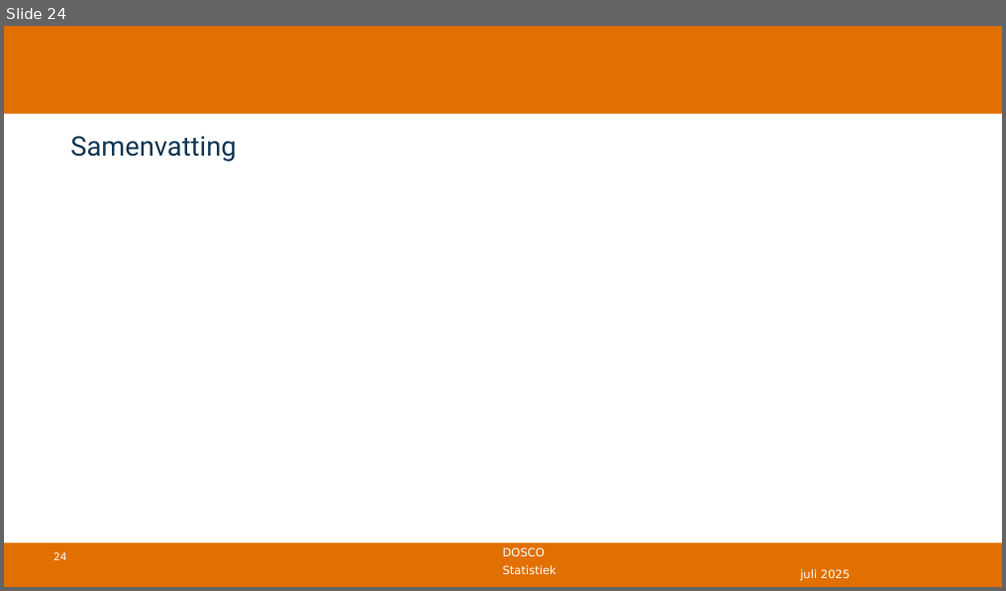
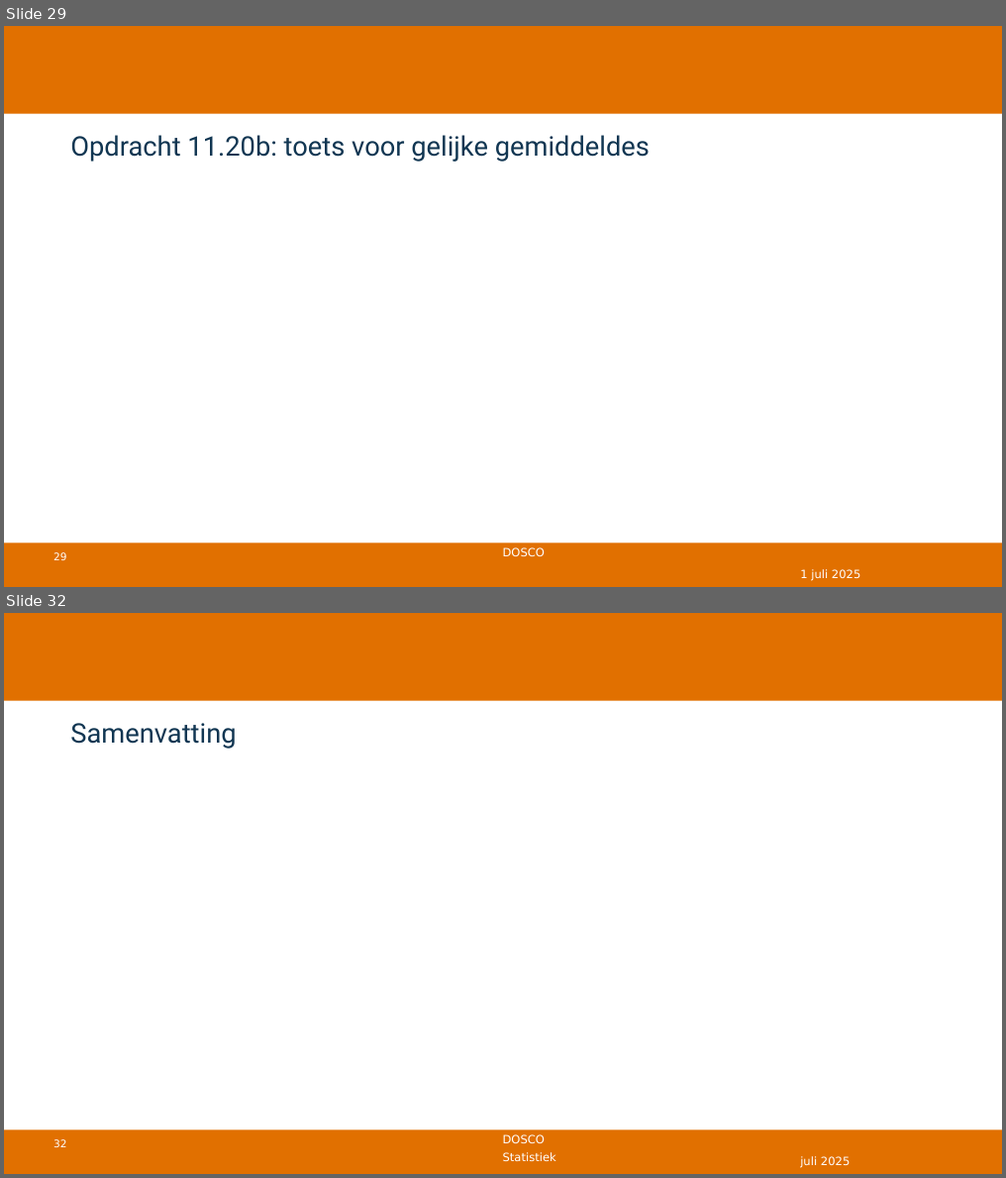
Before and after one commit to DBlom96/Statistiek, a slide deck: Danny/Onderwijs/Statistiek/2024-2025/Slides/Nieuwe slides/Statistiek 2024-2025 -- college 11 -- verschiltoetsen.pptx. Shown one above the other, each under a label of ours: slide 24 before the commit, slides 29 and 32 after it; the slides between them are not shown. The pictures are 1006x591 and 1006x1178 pixels, drawn with LibreOffice and Linux fonts; fonts in the diff are those of the drawing; grey boxes stand for pictures; background and template pictures are left out. Boxes give left, top, right and bottom in pixels: in the first picture for what was removed or moved away, otherwise in the second. Text is boxed around its words. In the diff, an @@ line names an element or a change of style, - is before the commit and + after.

```diff
--- a/Danny/Onderwijs/Statistiek/2024-2025/Slides/Nieuwe slides/Statistiek 2024-2025 -- college 11 -- verschiltoetsen.pptx
+++ b/Danny/Onderwijs/Statistiek/2024-2025/Slides/Nieuwe slides/Statistiek 2024-2025 -- college 11 -- verschiltoetsen.pptx
@@ slide 29 added at <box>4,26,1002,587</box>, background #FFFFFF; not listed: 4 template elements that a slide beside it also shows @@
@@ title added at <box>70,135,649,162</box>, 26 pt, text #113652 @@
+Opdracht 11.20b: toets voor gelijke gemiddeldes
@@ text added at <box>800,570,860,581</box>, 11 pt, text #FFFFFF @@
+1 juli 2025
@@ what was slide 24 is now slide 32 @@
@@ page number at <box>54,1140,66,1148</box>: text changed @@
-24
+32
```
Also in this commit, not shown: 19 slides changed, 8 other slides added, 1 slide removed, 19 other files.
